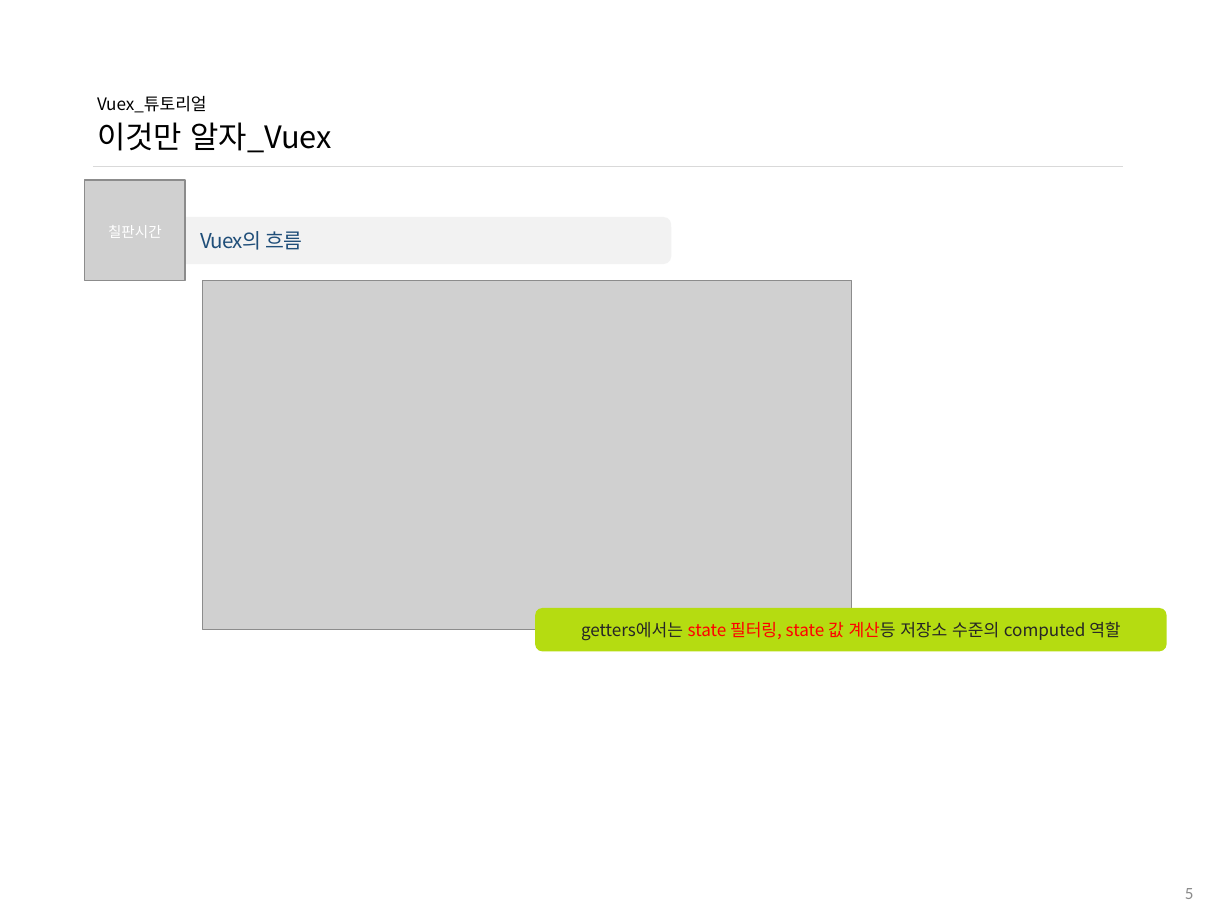
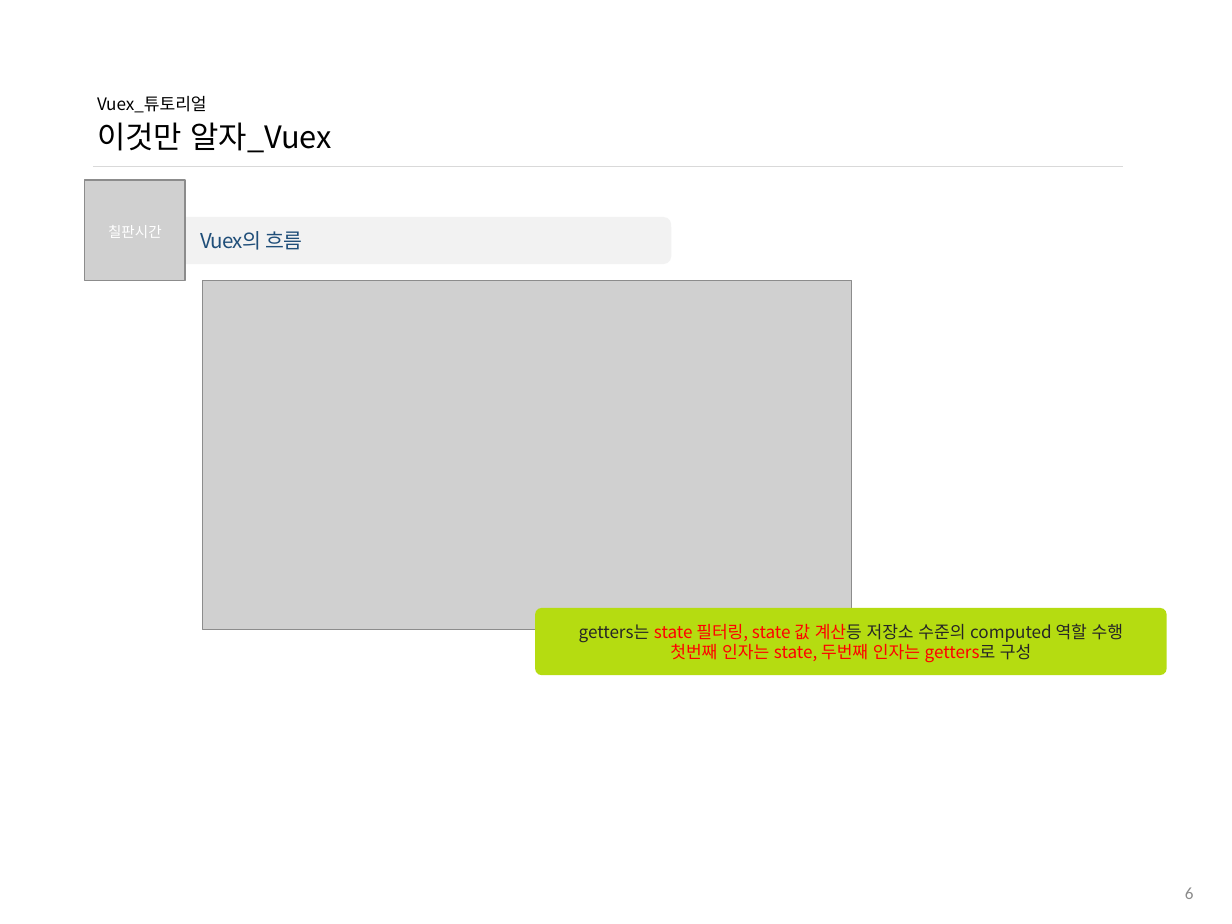
Before and after one commit to ddowon/vueStudy, a slide deck: slide 7 of 01.참고자료/191010_Vuex 튜토리얼.pptx (slide 6 before the commit). Drawn at 1232x924 pixels with LibreOffice and Linux fonts; fonts in the diff are those of the drawing; grey boxes stand for pictures; background and template pictures are left out. Boxes give left, top, right and bottom in pixels: in the first picture for what was removed or moved away, otherwise in the second. Text is boxed around its words. In the diff, an @@ line names an element or a change of style, - is before the commit and + after.

Commit message:
10월 22일 8차 Vuex 스터디 자료 업데이트

```diff
--- a/01.참고자료/191010_Vuex 튜토리얼.pptx
+++ b/01.참고자료/191010_Vuex 튜토리얼.pptx
@@ rounded rectangle "getters는 state 필터링, state 값 ...": place and size @@
-rounded rectangle "getters는 state 필터링, state 값 ..." at (535,609,1167,652)
+rounded rectangle "getters는 state 필터링, state 값 ..." at (535,609,1167,675)
@@ rounded rectangle "getters는 state 필터링, state 값 ..." at (535,609,1167,675): proportions changed @@
@@ text in rounded rectangle at (579,623,1123,663): text changed; text colour #262626 to #FF0000 @@
-getters에서는 state 필터링, state 값 계산등 저장소 수준의 computed 역할
+getters는 state 필터링, state 값 계산등 저장소 수준의 computed 역할 수행
+첫번째 인자는 state, 두번째 인자는 getters로 구성
@@ page number at (1185,887,1194,899): text changed @@
-5
+6
```
Also in this commit, not shown: 7 other slides changed, 22 slides added.
